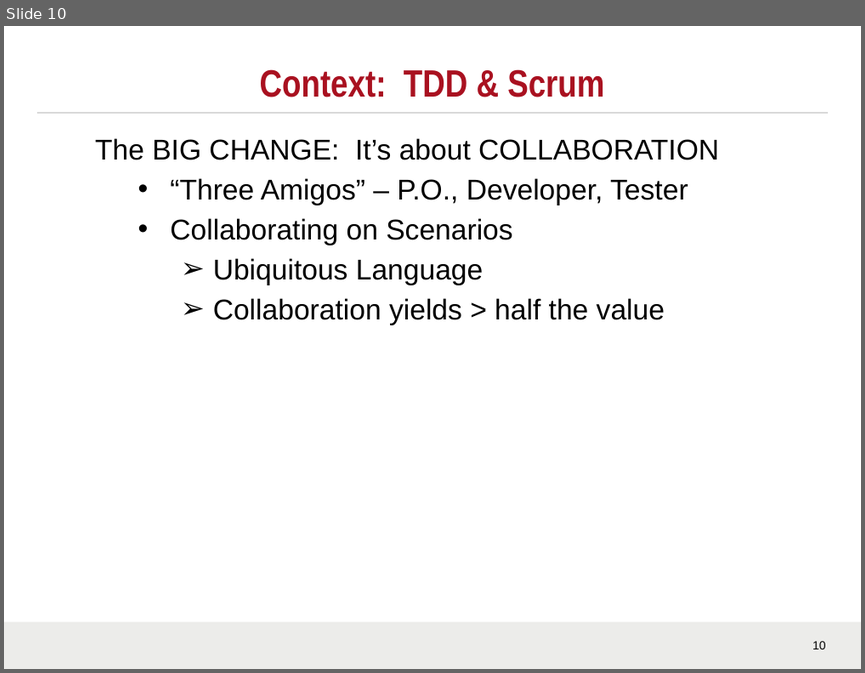
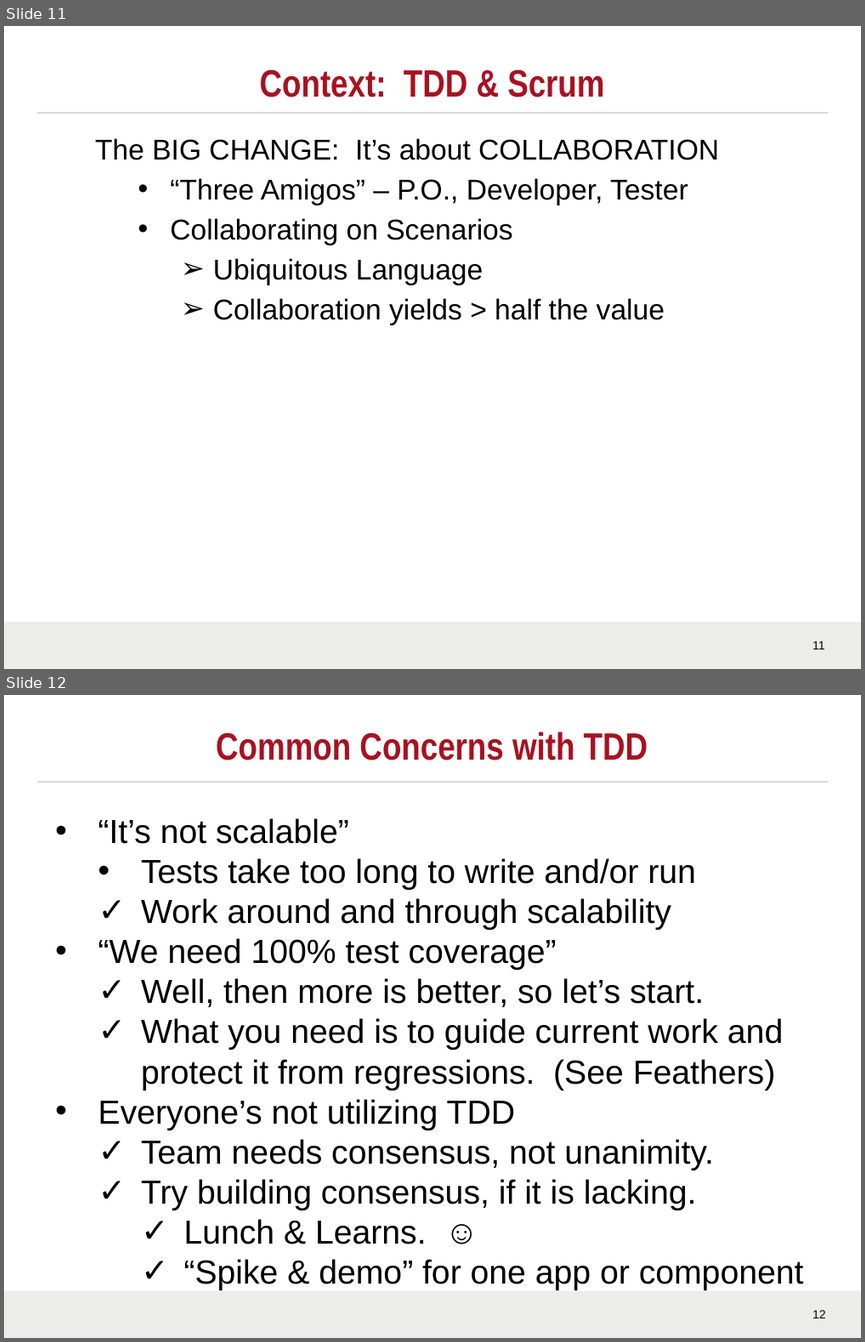
Before and after one commit to LanceZant/atdd-cucumber-jvm, a slide deck: doc/TDD Overview.pptx. Shown one above the other, each under a label of ours: slide 10 before the commit, slides 11 and 12 after it. The pictures are 865x673 and 865x1342 pixels, drawn with LibreOffice and Linux fonts; fonts in the diff are those of the drawing; background and template pictures are left out. Boxes give left, top, right and bottom in pixels: in the first picture for what was removed or moved away, otherwise in the second. Text is boxed around its words. In the diff, an @@ line names an element or a change of style, - is before the commit and + after.

```diff
--- a/doc/TDD Overview.pptx
+++ b/doc/TDD Overview.pptx
@@ slide 12 added at [4, 695, 861, 1338], background #FFFFFF; not listed: 3 template elements that a slide beside it also shows @@
@@ title added at [216, 732, 647, 760], 32 pt, text #A91120, bold @@
+Common Concerns with TDD
@@ text added at [98, 818, 804, 1290], 28 pt, text #000000 @@
+• “It’s not scalable”
+  • Tests take too long to write and/or run
+  ✓ Work around and through scalability
+• “We need 100% test coverage”
+  ✓ Well, then more is better, so let’s start.
+  ✓ What you need is to guide current work and protect it from regressions. (See Feathers)
+• Everyone’s not utilizing TDD
+  ✓ Team needs consensus, not unanimity.
+  ✓ Try building consensus, if it is lacking.
+    ✓ Lunch & Learns. ☺
+    ✓ “Spike & demo” for one app or component
@@ what was slide 10 is now slide 11 @@
@@ page number at [812, 641, 824, 649]: text changed @@
-10
+11
```
Also in this commit, not shown: 6 slides changed, 1 other slide added.
